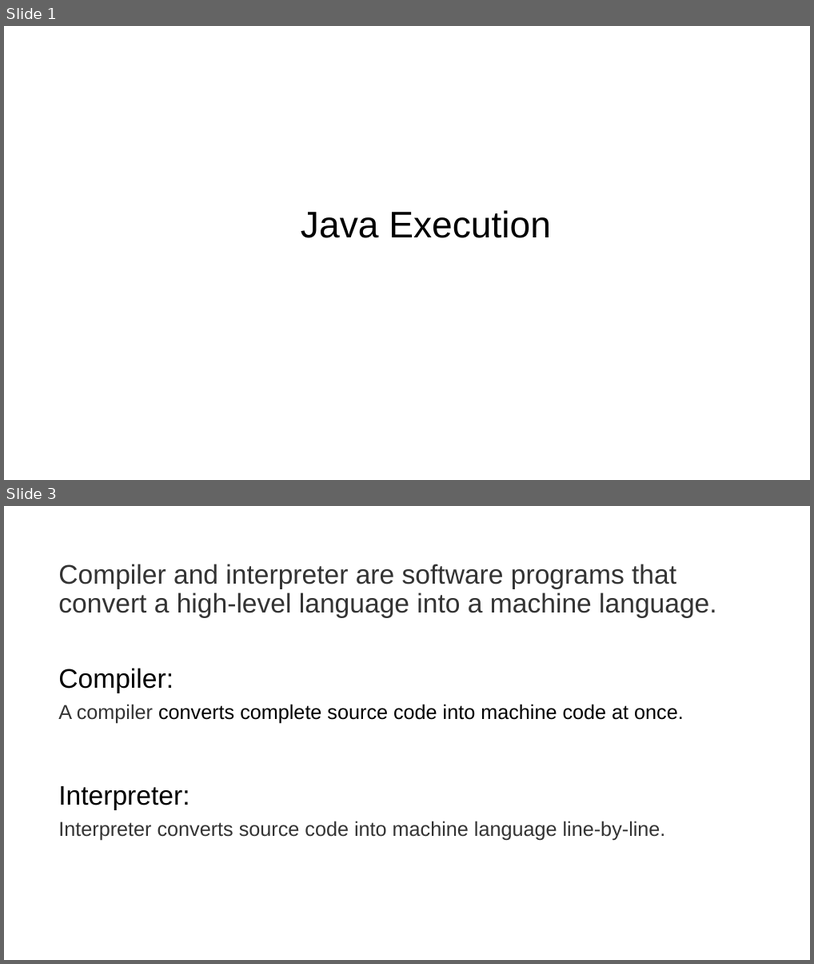
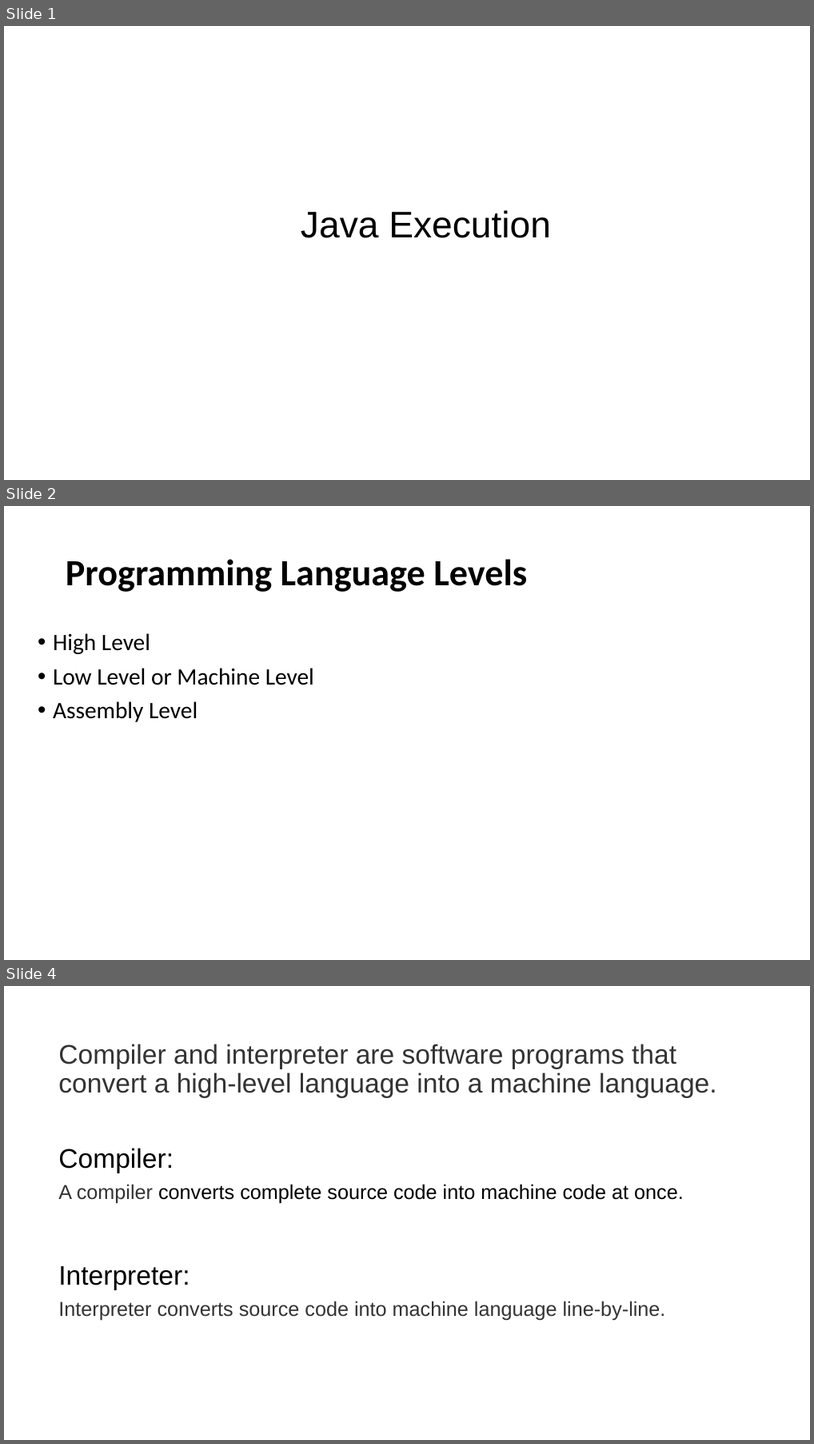
Before and after one commit to adithyavarkuri/Videos, a slide deck: 1.Java Execution/Java Execution.pptx. Shown one above the other, each under a label of ours: slides 1 and 3 before the commit, slides 1, 2 and 4 after it; the slides between them are not shown. The pictures are 814x964 and 814x1444 pixels, drawn with LibreOffice and Linux fonts; fonts in the diff are those of the drawing. Boxes give left, top, right and bottom in pixels: in the first picture for what was removed or moved away, otherwise in the second. Text is boxed around its words. In the diff, an @@ line names an element or a change of style, - is before the commit and + after.

```diff
--- a/1.Java Execution/Java Execution.pptx
+++ b/1.Java Execution/Java Execution.pptx
@@ slide 2 added at (4,506,810,960), background #FFFFFF @@
@@ title added at (66,559,527,592), 44 pt, text #000000, bold @@
+Programming Language Levels
@@ text added at (53,633,314,722), 28 pt, text #000000 @@
+• High Level
+• Low Level or Machine Level
+• Assembly Level
@@ what was slide 3 is now slide 4 @@
```
Also in this commit, not shown: 1 slide changed.
